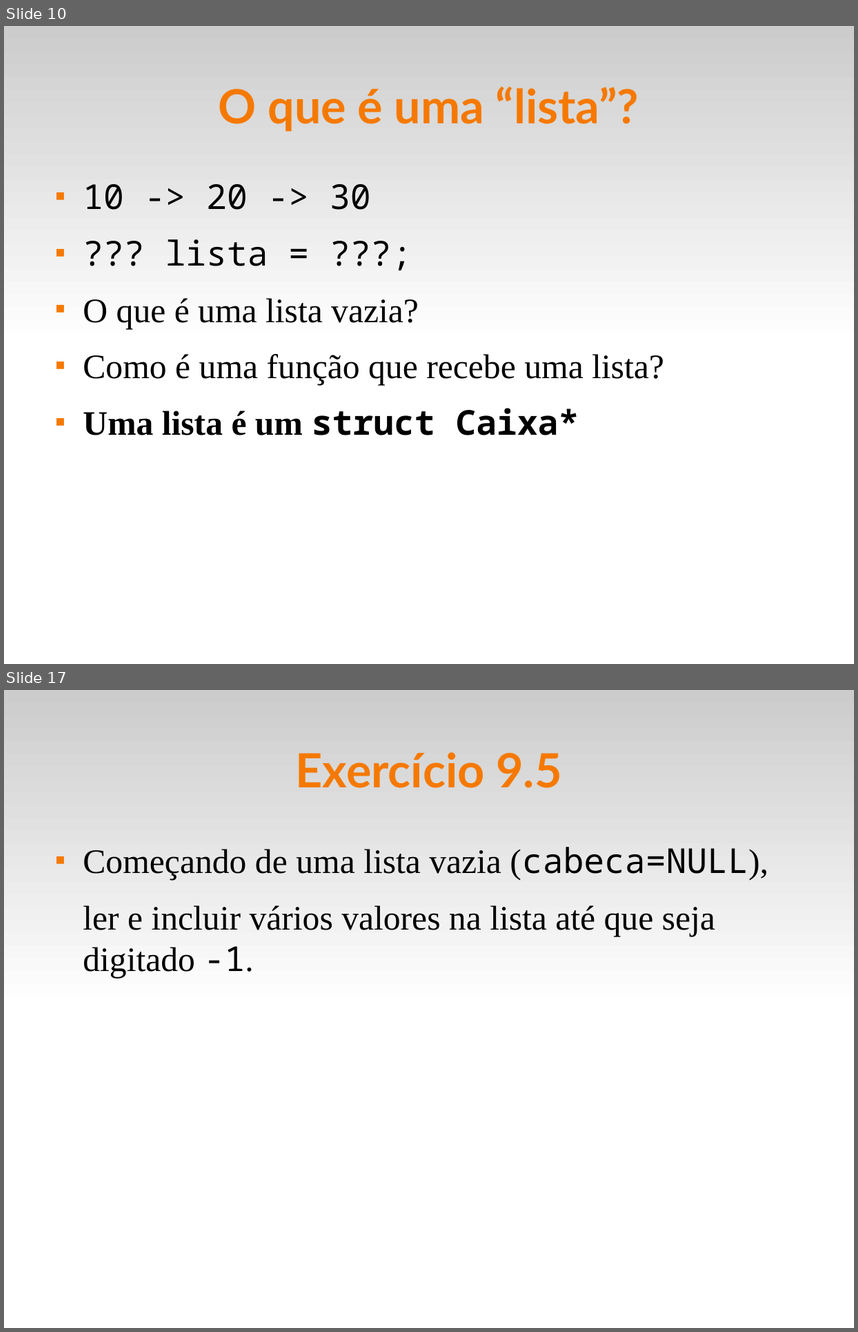
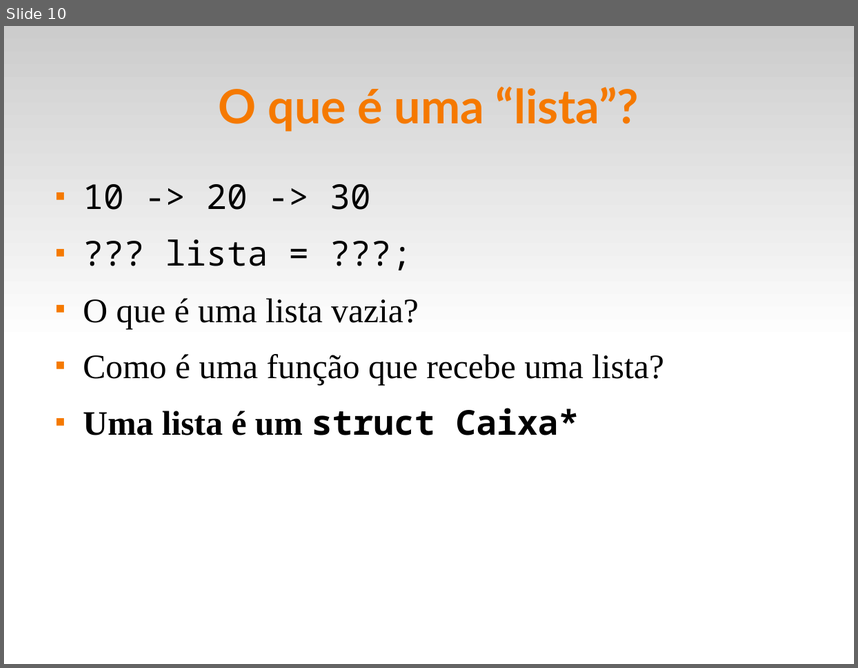
Before and after one commit to fsantanna-uerj/LP1, a slide deck: Slides/lp1-09-listas.odp. Shown one above the other, each under a label of ours: slides 10 and 17 before the commit, slide 10 after it; the slides between them are not shown. The pictures are 858x1332 and 858x668 pixels, drawn with LibreOffice and Linux fonts; fonts in the diff are those of the drawing. Boxes give left, top, right and bottom in pixels: in the first picture for what was removed or moved away, otherwise in the second. Text is boxed around its words. In the diff, an @@ line names an element or a change of style, - is before the commit and + after.

```diff
--- a/Slides/lp1-09-listas.odp
+++ b/Slides/lp1-09-listas.odp
@@ slide 17 removed at [4, 690, 854, 1328], background #FFFFFF; not listed: 1 template element that a slide beside it also shows @@
@@ title removed at [296, 752, 562, 788] @@
-Exercício 9.5
@@ text removed at [83, 847, 769, 978] @@
-■ Começando de uma lista vazia (cabeca=NULL),
-ler e incluir vários valores na lista até que seja digitado -1.
```
Also in this commit, not shown: 3 slides changed, 5 other slides removed, 2 other files.
